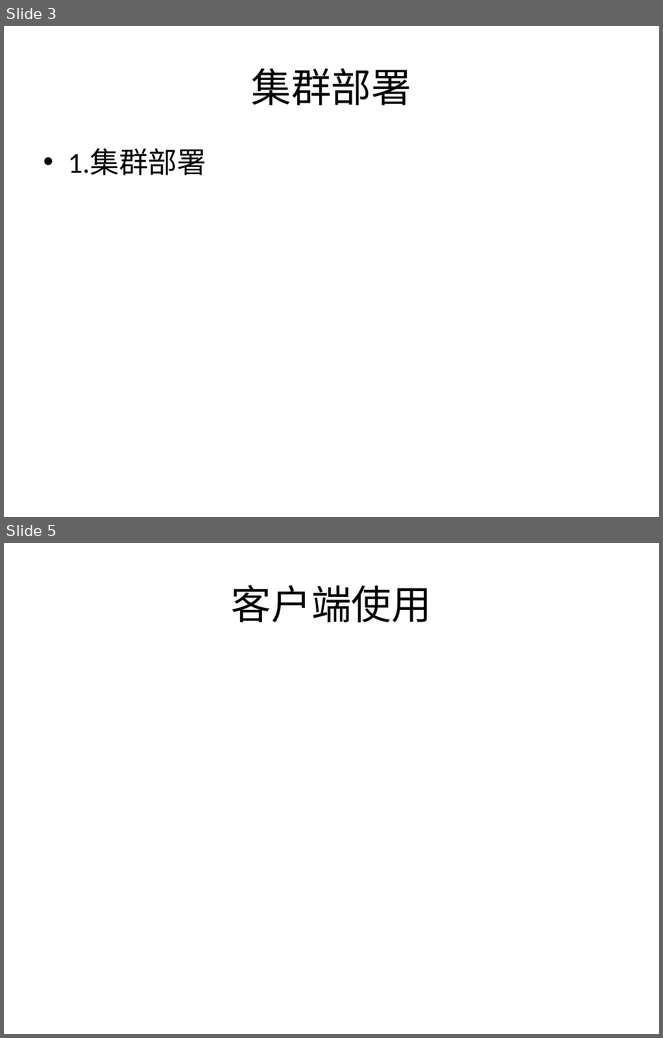
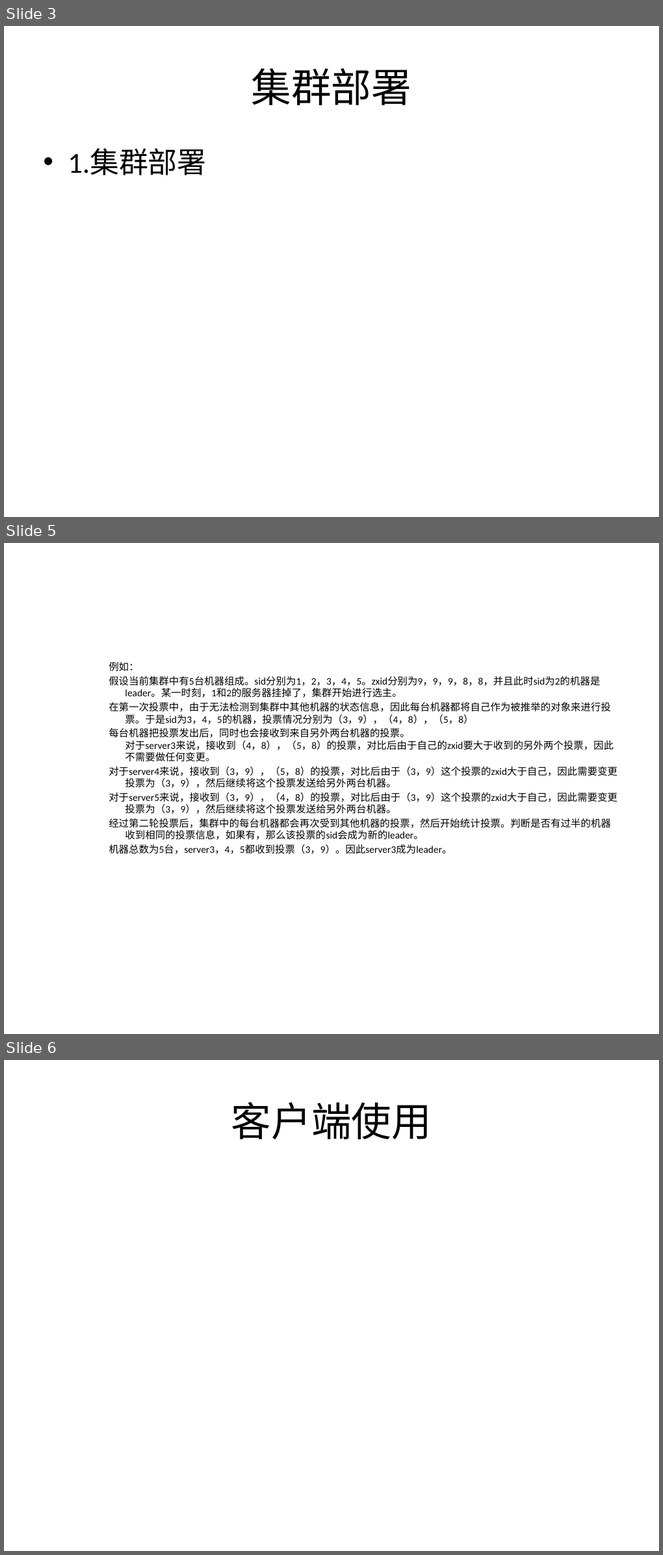
Before and after one commit to lfhan/zktest, a slide deck: doc/zookeeper.pptx. Shown one above the other, each under a label of ours: slides 3 and 5 before the commit, slides 3, 5 and 6 after it; the slides between them are not shown. The pictures are 663x1038 and 663x1555 pixels, drawn with LibreOffice and Linux fonts; fonts in the diff are those of the drawing. Boxes give left, top, right and bottom in pixels: in the first picture for what was removed or moved away, otherwise in the second. Text is boxed around its words. In the diff, an @@ line names an element or a change of style, - is before the commit and + after.

```diff
--- a/doc/zookeeper.pptx
+++ b/doc/zookeeper.pptx
@@ slide 5 added at [4, 543, 659, 1034], background #FFFFFF @@
@@ text added at [109, 662, 618, 854], 11 pt, text #000000 @@
+    例如：
+    假设当前集群中有5台机器组成。sid分别为1，2，3，4，5。zxid分别为9，9，9，8，8，并且此时sid为2的机器是leader。某一时刻，1和2的服务器挂掉了，集群开始进行选主。
+    在第一次投票中，由于无法检测到集群中其他机器的状态信息，因此每台机器都将自己作为被推举的对象来进行投票。于是sid为3，4，5的机器，投票情况分别为（3，9），（4，8），（5，8）
+    每台机器把投票发出后，同时也会接收到来自另外两台机器的投票。
+    对于server3来说，接收到（4，8），（5，8）的投票，对比后由于自己的zxid要大于收到的另外两个投票，因此不需要做任何变更。
+    对于server4来说，接收到（3，9），（5，8）的投票，对比后由于（3，9）这个投票的zxid大于自己，因此需要变更投票为（3，9），然后继续将这个投票发送给另外两台机器。
+    对于server5来说，接收到（3，9），（4，8）的投票，对比后由于（3，9）这个投票的zxid大于自己，因此需要变更投票为（3，9），然后继续将这个投票发送给另外两台机器。
+    经过第二轮投票后，集群中的每台机器都会再次受到其他机器的投票，然后开始统计投票。判断是否有过半的机器收到相同的投票信息，如果有，那么该投票的sid会成为新的leader。
+    机器总数为5台，server3，4，5都收到投票（3，9）。因此server3成为leader。
@@ what was slide 5 is now slide 6 @@
```
Also in this commit, not shown: 3 slides changed.
